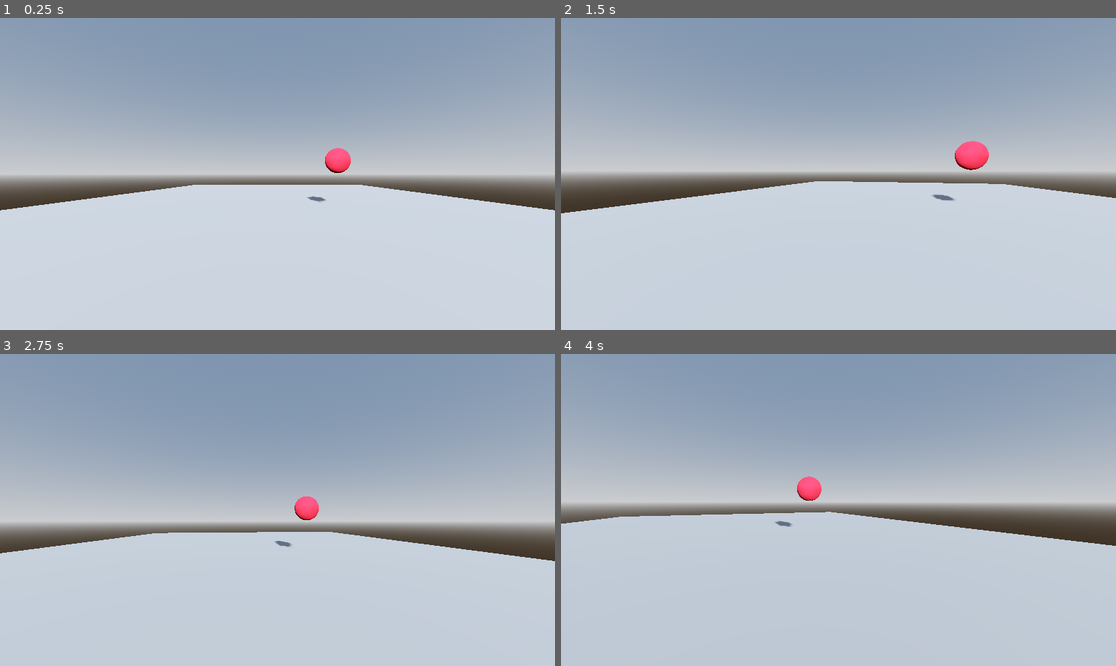
Above: before the commit, frames 1-4 (two rows, left to right).
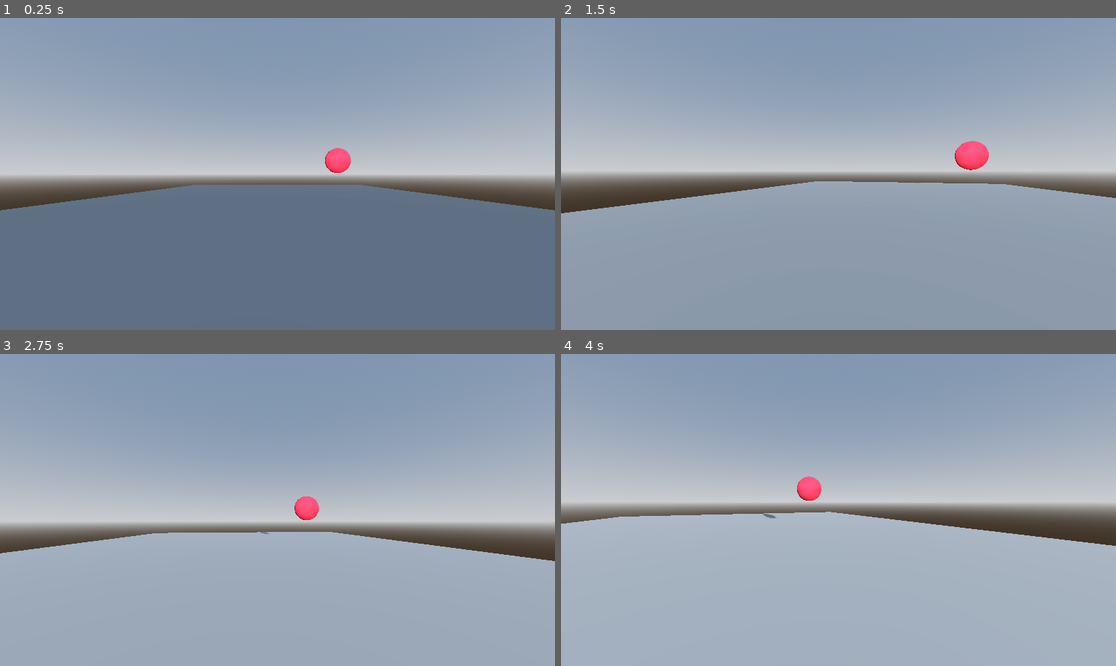
Above: after the commit, the same moments.

Repository: dama33/Sungazer
Game: Godot game, scene res://src/world/whitebox.tscn
Two runs of this game, one before a commit and one after it. Both use one fixed random seed, a clock stepped at 60 frames per second and the inputs below.
Inputs (mouse positions are in pixels of both pictures, inside the frame that each line leads up to):
- Up to frame 1 (0.25 s): no input
- Up to frame 2 (1.5 s): move the mouse to (866, 174) at 0.52 s; hold W (debug_forward) from 0.53 s (still down); tap Enter at 1.25 s; move the mouse to (810, 174) at 1.27 s
- Up to frame 3 (2.75 s): keep holding W (debug_forward); tap Space at 2 s; move the mouse to (288, 503) at 2.02 s
- Up to frame 4 (4 s): keep holding W (debug_forward); tap Enter at 2.75 s; move the mouse to (832, 516) at 2.77 s; tap Space at 3.5 s; move the mouse to (877, 513) at 3.52 s

The runs differ from the first frame. In frame 1, 44% of the frame differs, in the area x 0-100%, y 42-100%; in frame 2, 45%, in the area x 0-100%, y 39-100%; in frame 3, 40%; in frame 4, 42%.

Commit message:
adding fov and sun energy values based on how close to the sun you look, added path of sun across the sky, and fixed sound volume for sfx

Diff:
--- a/default_bus_layout.tres
+++ b/default_bus_layout.tres
@@ -1,11 +1,11 @@
-[gd_resource type="AudioBusLayout" load_steps=0 format=3 uid="uid://ddow3xla2ug3n"]
+[gd_resource type="AudioBusLayout" format=3 uid="uid://ddow3xla2ug3n"]
 
 [resource]
 bus/1/name = &"SFX"
 bus/1/solo = false
 bus/1/mute = false
 bus/1/bypass_fx = false
-bus/1/volume_db = -50.260223
+bus/1/volume_db = -80.0
 bus/1/send = &"Master"
 bus/2/name = &"Music"
 bus/2/solo = false
--- a/src/scripts/globals/eye_health.gd
+++ b/src/scripts/globals/eye_health.gd
@@ -31,6 +31,7 @@
 		return
 	current_health -= damage_amount
 	eyes_damaged.emit(current_health)
-	AudioServer.set_bus_volume_db(AudioServer.get_bus_index("SFX"), -60 + (dot_product_value * 60))
+	var value = -60 + (dot_product_value * 60)
+	AudioServer.set_bus_volume_db(AudioServer.get_bus_index("SFX"), value)
 	if current_health < 0:
 		blindness_achieved.emit()
--- a/src/scripts/globals/stare_checker.gd
+++ b/src/scripts/globals/stare_checker.gd
@@ -10,7 +10,7 @@
 
 var sun_on_screen_notifier: VisibleOnScreenNotifier3D = null
 var player: Player
-var sun_raycast: RayCast3D = null
+var sun: Sun
 var is_sun_in_view: bool = false
 var is_sun_on_screen: bool = false
 
@@ -23,14 +23,15 @@
 ## Check every frame if the sun has become obstructed or was obstructed and is
 ## no longer.
 func _physics_process(delta: float) -> void:
+	var dot_product = player.player_camera.global_transform.basis.z.dot(player.player_camera.global_position.direction_to(sun.sun_raycast.global_position))
+
+	#IF YOU WANT TO TEST WITHOUT THE ZOOM IN AND ENERGY, COMMENT OUT THESE LINES
+	visual_sun_effects(dot_product)
+
 	if not is_sun_on_screen:
 		return
 	elif is_sun_on_screen and is_sun_in_view:
-		EyeHealth.take_damage(
-			abs(player.player_camera.global_transform.basis.z.dot(player.player_camera.global_position.direction_to(sun_raycast.global_position))),
-			delta
-		)
-
+		EyeHealth.take_damage(abs(dot_product),delta)
 	var is_visibility_obstructed_now = is_visibility_obstructed()
 	if is_visibility_obstructed_now and is_sun_in_view:
 		sun_exited_view.emit()
@@ -39,6 +40,10 @@
 		sun_entered_view.emit()
 		is_sun_in_view = true
 
+func visual_sun_effects(dot_product: float):
+	if dot_product<0:
+		sun.directional_light.light_energy = 1+(6*-dot_product)
+		player.player_camera.fov = player.FOV_DEFAULT-(pow(65,abs(dot_product)))
 
 func is_looking_at_sun() -> bool:
 	return is_sun_in_view
@@ -46,33 +51,36 @@
 
 ## Gets the current global position of the sun
 func get_sun_global_position() -> Vector3:
-	assert(sun_raycast != null, "sun's raycast was not registered before calling this method!")
-	return sun_raycast.global_position
+	assert(sun.sun_raycast != null, "sun's raycast was not registered before calling this method!")
+	return sun.sun_raycast.global_position
 
 
 ## Should be called in the _ready function of the sun node
-func register_sun_stuff(notifier: VisibleOnScreenNotifier3D, raycast: RayCast3D) -> void:
-	sun_on_screen_notifier = notifier
-	sun_raycast = raycast
-	sun_on_screen_notifier.screen_entered.connect(_on_notifier_entered_screen)
-	sun_on_screen_notifier.screen_exited.connect(_on_notifier_exited_screen)
-	if player.player_camera != null:
+func register_sun(sun_value: Sun):
+	sun_on_screen_notifier = sun_value.on_screen_notifier
+	self.sun = sun_value
+
+	if player != null:
 		set_physics_process.call_deferred(true)
+		sun_on_screen_notifier.screen_entered.connect(_on_notifier_entered_screen)
+		sun_on_screen_notifier.screen_exited.connect(_on_notifier_exited_screen)
 
 
 ## Should be called in the _ready function of the player node
 func register_player(init_player: Player) -> void:
 	player = init_player
-	if sun_on_screen_notifier != null and sun_raycast != null:
+	if sun_on_screen_notifier != null and sun.sun_raycast != null:
 		set_physics_process.call_deferred(true)
+		sun_on_screen_notifier.screen_entered.connect(_on_notifier_entered_screen)
+		sun_on_screen_notifier.screen_exited.connect(_on_notifier_exited_screen)
 
 
 ## Checks if there is a line of sight between the player and the sun. Returns
 ## true if the player can see the sun.
 func is_visibility_obstructed() -> bool:
-	sun_raycast.target_position = sun_raycast.to_local(player.player_camera.global_position)
-	sun_raycast.force_raycast_update()
-	return sun_raycast.get_collider() is not Player
+	sun.sun_raycast.target_position = sun.sun_raycast.to_local(player.player_camera.global_position)
+	sun.sun_raycast.force_raycast_update()
+	return sun.sun_raycast.get_collider() is not Player
 
 
 func _on_notifier_entered_screen() -> void:
--- a/src/world/player.gd
+++ b/src/world/player.gd
@@ -4,15 +4,16 @@
 var mouse_sensitivity:float = .005
 @onready var player_camera = $Pivot/Camera3D
 @onready var game_over_ui = preload("uid://c67s7krlh3p17")
+var FOV_DEFAULT
 
 func _ready():
+	StareChecker.register_player(self)
+	FOV_DEFAULT = player_camera.fov
 	random_time_for_mom_timer()
 	random_time_for_countdown_start_timer()
 	Input.mouse_mode = Input.MOUSE_MODE_CAPTURED
-	StareChecker.register_player(self)
 	StareChecker.sun_entered_view.connect(_temp_enter)
 	StareChecker.sun_exited_view.connect(_temp_exit)
-
 
 func _input(event: InputEvent) -> void:
 	if Input.is_action_just_pressed("ui_cancel"):
--- a/src/world/player.tscn
+++ b/src/world/player.tscn
@@ -21,6 +21,7 @@
 [node name="Sizzle" type="AudioStreamPlayer3D" parent="."]
 unique_name_in_owner = true
 stream = ExtResource("2_4xnbj")
+bus = &"SFX"
 
 [node name="MomTimer" type="Timer" parent="."]
 unique_name_in_owner = true
@@ -29,11 +30,11 @@
 [node name="Danger" type="AudioStreamPlayer3D" parent="."]
 unique_name_in_owner = true
 stream = ExtResource("3_xrmwb")
+bus = &"Music"
 
 [node name="CountdownStartTimer" type="Timer" parent="."]
 unique_name_in_owner = true
 one_shot = true
-autostart = true
 
 [connection signal="timeout" from="MomTimer" to="." method="_on_mom_timer_timeout"]
 [connection signal="timeout" from="CountdownStartTimer" to="." method="_on_countdown_start_timer_timeout"]
--- a/src/world/sun.gd
+++ b/src/world/sun.gd
@@ -1,16 +1,22 @@
 extends CharacterBody3D
+class_name Sun
 
 var input_direction: Vector3
+@onready var on_screen_notifier = $VisibleOnScreenNotifier3D
+@onready var directional_light = $DirectionalLight3D
+@onready var sun_raycast = %RayCast3D
+@onready var parent = get_parent()
+func _ready() -> void:
+	StareChecker.register_sun(self)
 
-func _ready() -> void:
-	StareChecker.register_sun_stuff($VisibleOnScreenNotifier3D, $RayCast3D)
+func _process(delta:float):
+	$DirectionalLight3D.look_at(StareChecker.player.player_camera.global_position)
+	if parent is PathFollow3D:
+		parent.set_progress(parent.get_progress() + (10 * delta))
 
-func _process(_delta:float):
-	$DirectionalLight3D.look_at(StareChecker.player.player_camera.global_position)
-
-func _physics_process(delta: float) -> void:
+func _physics_process(_delta: float) -> void:
 	input_direction.z = Input.get_axis("debug_back","debug_forward")
 	input_direction.x = Input.get_axis("debug_right", "debug_left")
 
-	velocity = input_direction * 10
+	velocity = input_direction * 50
 	move_and_slide()
--- a/src/world/whitebox.tscn
+++ b/src/world/whitebox.tscn
@@ -1,7 +1,14 @@
-[gd_scene load_steps=7 format=4 uid="uid://bhdh3u7e2fuon"]
+[gd_scene load_steps=8 format=4 uid="uid://bhdh3u7e2fuon"]
 
 [ext_resource type="PackedScene" uid="uid://ckudr8chj1kgo" path="res://src/world/player.tscn" id="1_o8h8f"]
 [ext_resource type="PackedScene" uid="uid://bed4h28ynrf28" path="res://src/world/sun.tscn" id="2_4xxeg"]
+
+[sub_resource type="Curve3D" id="Curve3D_4xxeg"]
+_data = {
+"points": PackedVector3Array(0, 0, 0, 0, 243.796, 0, 0, 0, 0, 0, 0, 0, 0, 0, 0, 0, 243.796, -243.796, 0, 243.796, 0, 0, 0, 0, 0, 0, -488),
+"tilts": PackedFloat32Array(0, 0, 0)
+}
+point_count = 3
 
 [sub_resource type="StandardMaterial3D" id="StandardMaterial3D_r8r68"]
 albedo_color = Color(0.79607844, 0.15294118, 0.23921569, 1)
@@ -25,6 +32,17 @@
 
 [node name="Whitebox" type="Node3D"]
 
+[node name="Path3D" type="Path3D" parent="."]
+transform = Transform3D(1, 0, 0, 0, 1, 0, 0, 0, 1, 0, 0, 243.794)
+curve = SubResource("Curve3D_4xxeg")
+
+[node name="PathFollow3D" type="PathFollow3D" parent="Path3D"]
+transform = Transform3D(-4.3709914e-08, 0.99997634, -4.370918e-08, 0, -4.3710354e-08, -0.99994946, -0.99996626, -4.3710354e-08, 1.910589e-15, 0, 0, 0)
+tilt_enabled = false
+
+[node name="Sun" parent="Path3D/PathFollow3D" instance=ExtResource("2_4xxeg")]
+transform = Transform3D(10, 0, 0, 0, 10, 0, 0, 0, 10, 0, 0, 0)
+
 [node name="Player" parent="." instance=ExtResource("1_o8h8f")]
 transform = Transform3D(1, 0, 0, 0, 1, 0, 0, 0, 1, -3.1668396, 2.0134964, -2.4152832)
 
@@ -37,9 +55,6 @@
 mesh = SubResource("SphereMesh_xhn5b")
 skeleton = NodePath("")
 
-[node name="Sun" parent="." instance=ExtResource("2_4xxeg")]
-transform = Transform3D(10, 0, 0, 0, 10, 0, 0, 0, 10, -2.432211, 30.439358, 66.92793)
-
 [node name="StaticBody3D" type="StaticBody3D" parent="."]
 transform = Transform3D(1, 0, 0, 0, 1, 0, 0, 0, 1, 25.635, 21.923, 4.701)
 
Not shown, changed: notes.txt
